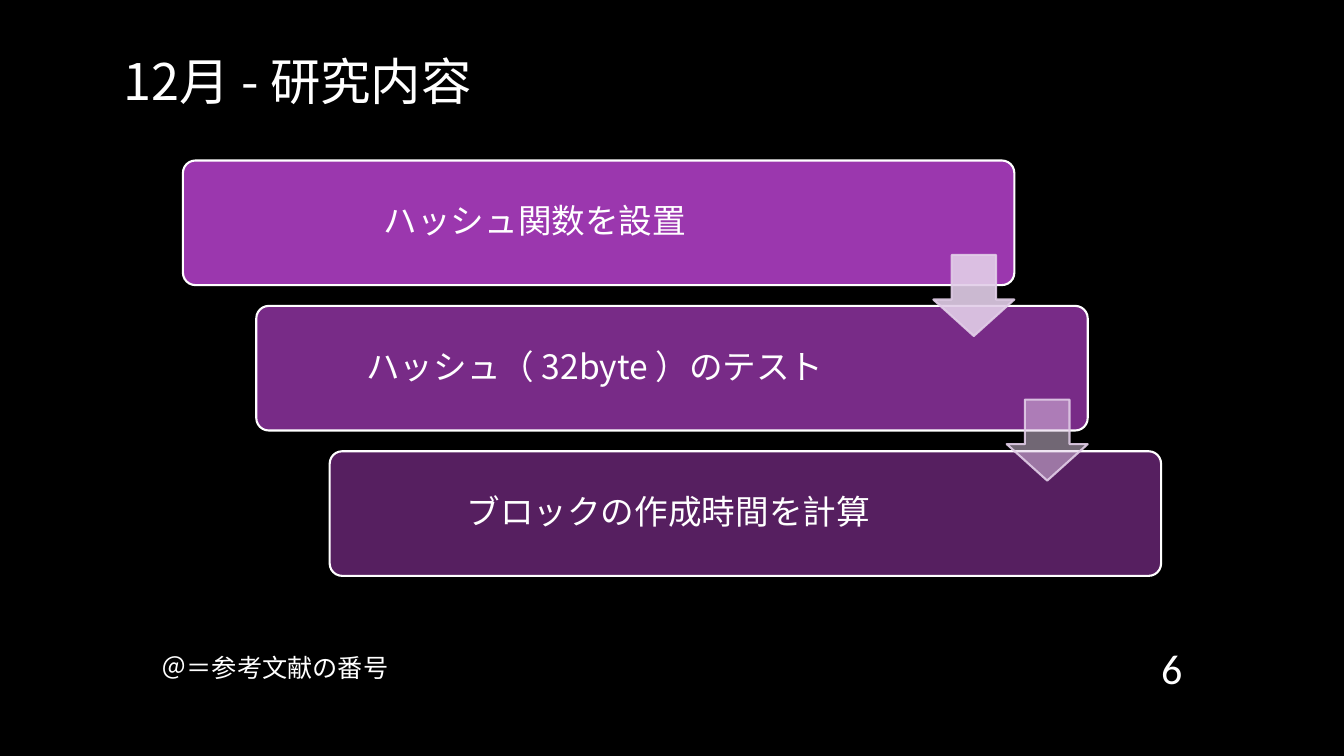
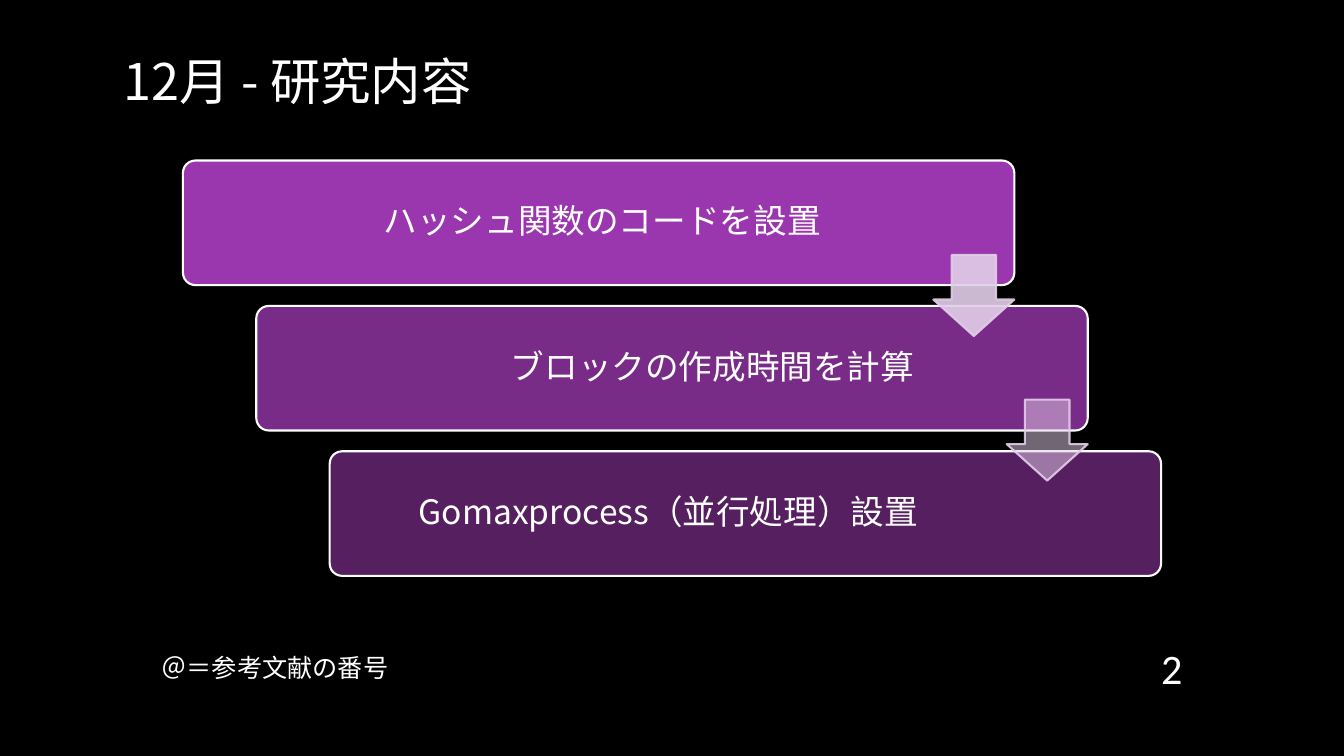
Before and after one commit to cyrusmanosa/Ecc-Year-3, a slide deck: slide 2 of Y3-Sem2/ITゼミ演習II/2024年度_12月報告会_Sk3a04_文家俊.pptx (slide 6 before the commit). Drawn at 1344x756 pixels with LibreOffice and Linux fonts; fonts in the diff are those of the drawing; background and template pictures are left out. Boxes give left, top, right and bottom in pixels: in the first picture for what was removed or moved away, otherwise in the second. Text is boxed around its words. In the diff, an @@ line names an element or a change of style, - is before the commit and + after.

```diff
--- a/Y3-Sem2/ITゼミ演習II/2024年度_12月報告会_Sk3a04_文家俊.pptx
+++ b/Y3-Sem2/ITゼミ演習II/2024年度_12月報告会_Sk3a04_文家俊.pptx
@@ text at (x1=384, y1=204, x2=821, y2=236): text changed @@
-ハッシュ関数を設置
+ハッシュ関数のコードを設置
@@ text "ブロックの作成時間を計算" moved from (x1=467, y1=495, x2=870, y2=527) to (x1=511, y1=350, x2=914, y2=382) @@
@@ text removed at (x1=366, y1=350, x2=823, y2=387) @@
-ハッシュ（ 32byte ）のテスト
@@ text added at (x1=419, y1=495, x2=918, y2=532), 24 pt, text #FFFFFF @@
+Gomaxprocess（並行処理）設置
@@ page number at (x1=1161, y1=656, x2=1182, y2=684): text changed @@
-6
+2
```
Also in this commit, not shown: 5 other slides changed, 2 slides added, 17 other files.
